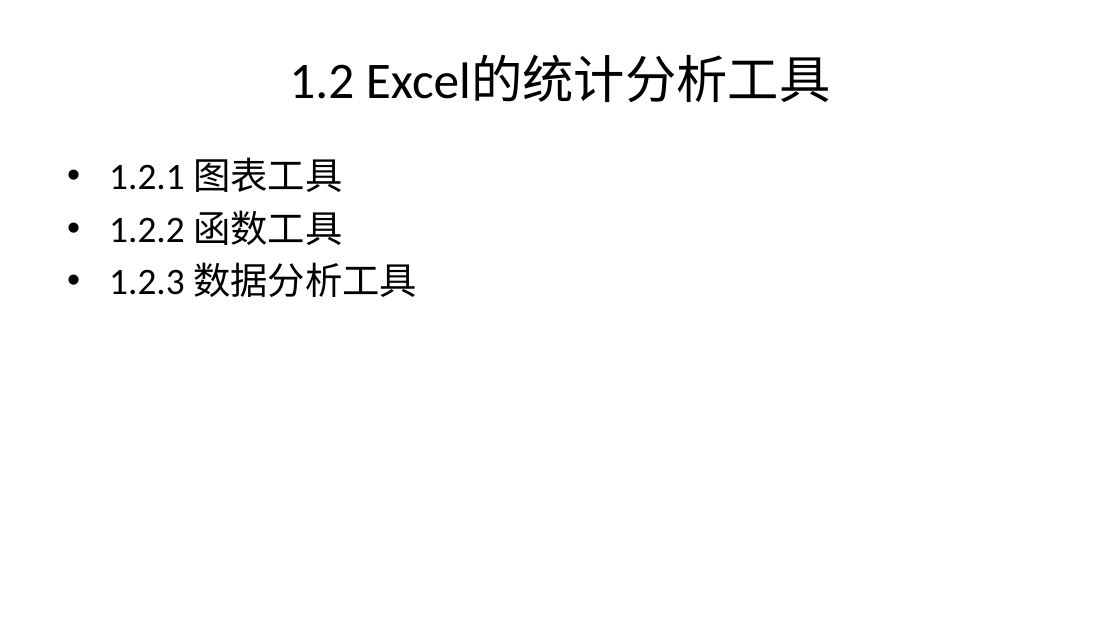
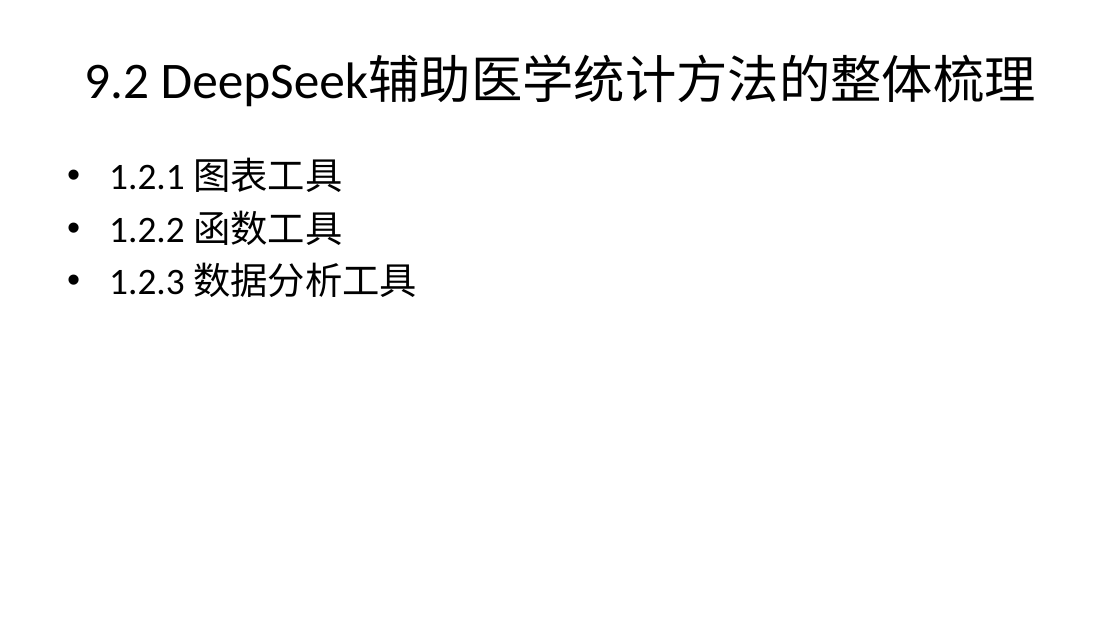
Before and after one commit to lizongzhang/deepseekcamp, a slide deck: slide 32 of docs/L9_slide.pptx (slide 10 before the commit). Drawn at 1120x630 pixels with LibreOffice and Linux fonts; fonts in the diff are those of the drawing. Boxes give left, top, right and bottom in pixels: in the first picture for what was removed or moved away, otherwise in the second. Text is boxed around its words. In the diff, an @@ line names an element or a change of style, - is before the commit and + after.

```diff
--- a/docs/L9_slide.pptx
+++ b/docs/L9_slide.pptx
@@ title at (x1=84, y1=55, x2=1036, y2=107): text changed @@
-1.2 Excel的统计分析工具
+9.2 DeepSeek辅助医学统计方法的整体梳理
```
Also in this commit, not shown: 2 other slides changed, 22 slides added, 9 other files.
